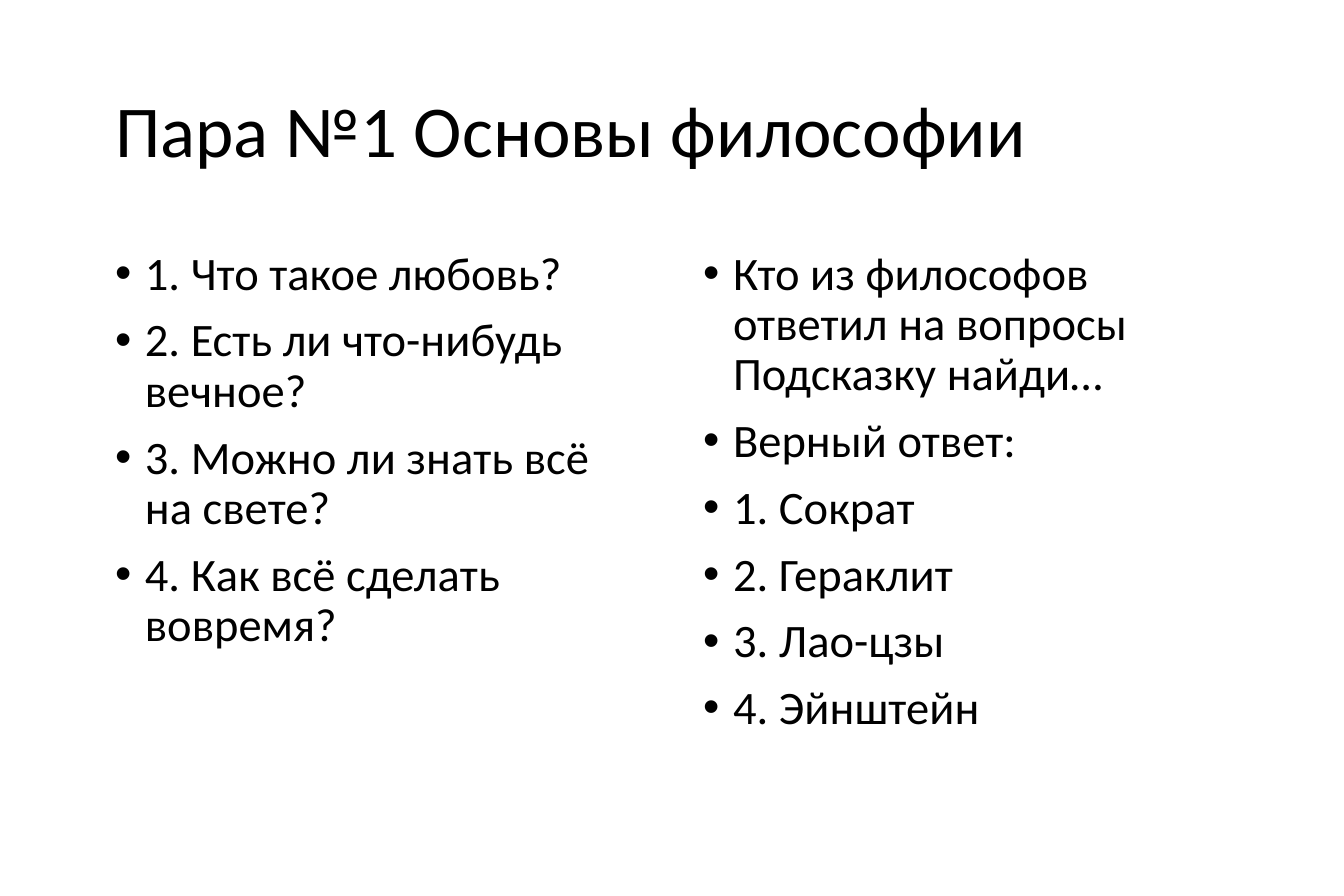
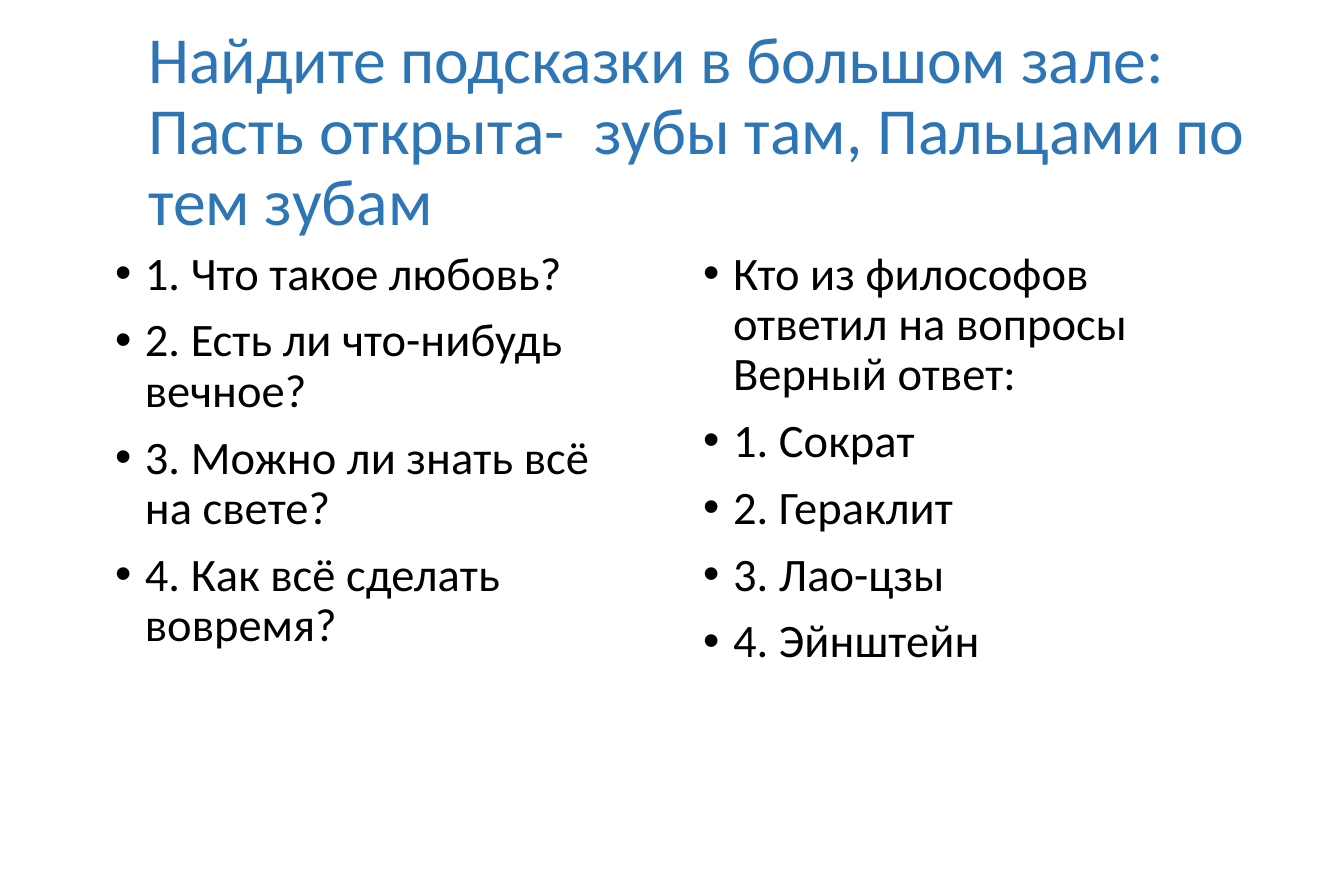
Before and after one commit to vvaassiihhaa/masha, a slide deck: slide 5 of КВЕСТ/Kvest 2706.pptx (slide 1 before the commit). Drawn at 1344x896 pixels with LibreOffice and Linux fonts; fonts in the diff are those of the drawing. Boxes give left, top, right and bottom in pixels: in the first picture for what was removed or moved away, otherwise in the second. Text is boxed around its words. In the diff, an @@ line names an element or a change of style, - is before the commit and + after.

```diff
--- a/КВЕСТ/Kvest 2706.pptx
+++ b/КВЕСТ/Kvest 2706.pptx
@@ title at [149,38,1245,236]: text changed; size 23.1 to 20.8 pt; text colour #000000 to #2E75B6 @@
-Пара №1 Основы философии
+Найдите подсказки в большом зале:
+Пасть открыта- зубы там, Пальцами по тем зубам
@@ text at [733,258,1127,398]: text changed @@
-• Кто из философов ответил на вопросы Подсказку найди…
-• Верный ответ:
+• Кто из философов ответил на вопросы Верный ответ:
```
Also in this commit, not shown: 9 other slides changed, 11 slides added, 1 slide removed.
